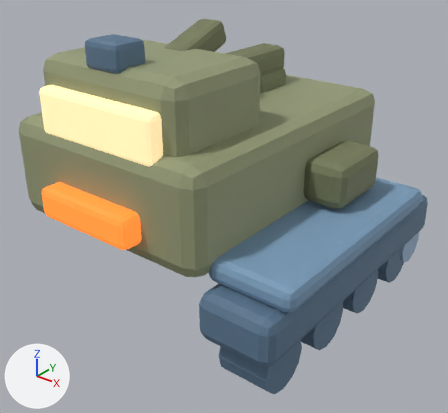
What one commit did to the glTF model game/assets/models/com_repair_vehicle.glb.
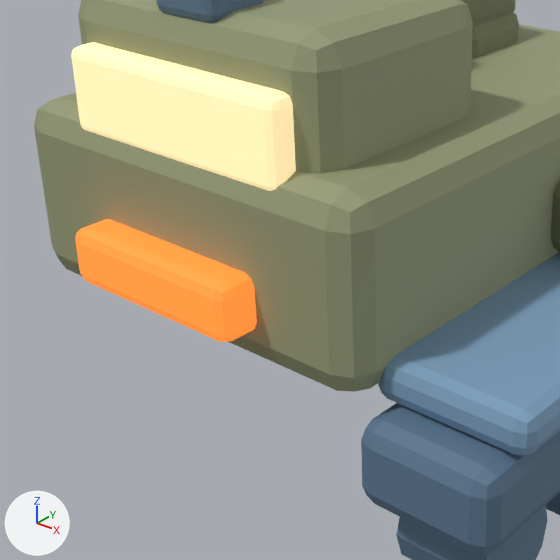
Each version is shown whole from a 50 mm camera at (0.791, -0.94, 0.757) aimed at (0.068, -0.036, 0.197), then close up on the part from 0% to 69% of the width and 15% to 90% of the height. Every picture has the same lights, and +X, +Y and +Z are marked at lower left. The older version's two pictures come first. Vertices at exactly the same position are counted once.

The first close-up shows 'com_repair_vehicle'.
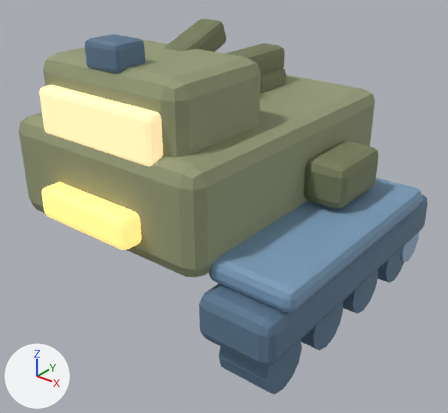
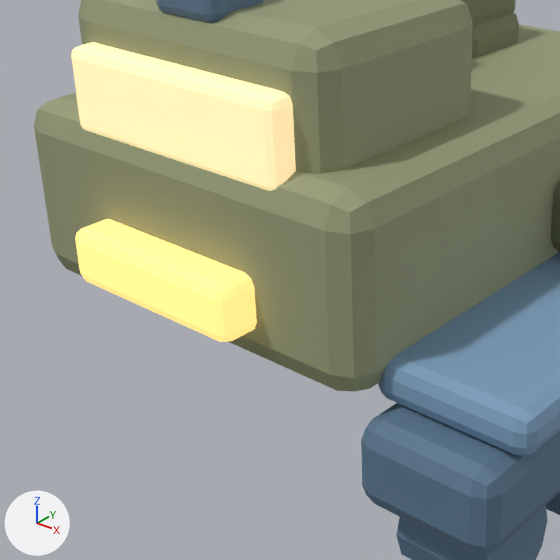
What differs and where, as boxes [x1, y1, x2, y2] in the close-ups (560 x 560 px):
part 1 of me_cube, recoloured (lighter)
    both: [75, 219, 257, 342]

The edits, one by one:
Material 'ferrite_1.2' (mat_ferrite_1_2) is new.
Its base color is (0.82, 0.55, 0.175) (orange #eac474).
Its roughness is 0.7.
Its emission color is (0.984, 0.66, 0.21) (orange #fdd47e).
Its emission strength is 1.0.
me_cube has 936 vertices, 1784 faces and spans x -0.32..0.385, y -0.35..0.324, z 0.0..0.56.
me_cube is used by ob_com_repair_vehicle; location (0.0, 0.0, 0.0).
me_cube part 1: all 108 faces that had it switch from mat_orange_1_2 (orange #e8762c, glowing orange #fb8030) to mat_ferrite_1_2 (orange #eac474, glowing orange #fdd47e).
